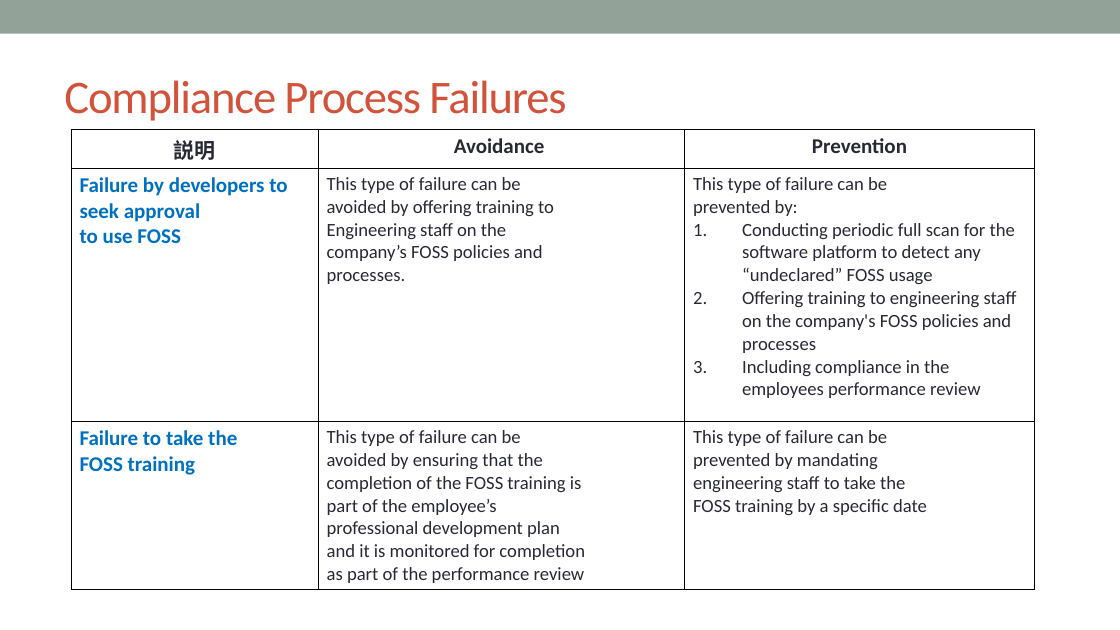
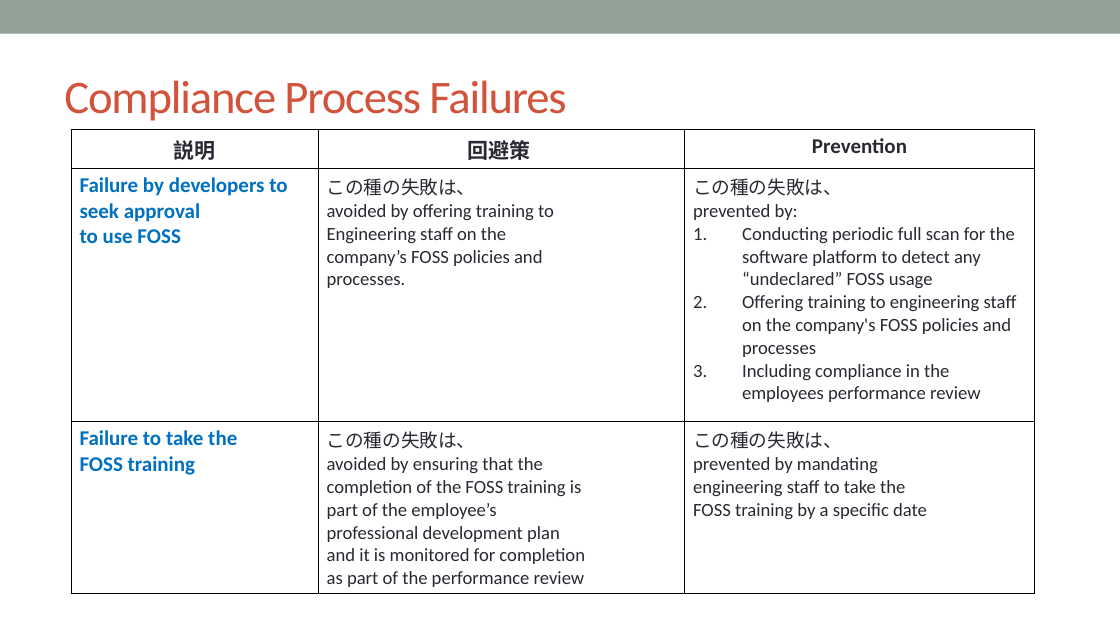
Before and after one commit to OpenChain-Project/Curriculum-Translation-JP, a slide deck: slide 71 of target/openchain-curriculum-release-2.pptx. Drawn at 1120x630 pixels with LibreOffice and Linux fonts; fonts in the diff are those of the drawing; background and template pictures are left out. Boxes give left, top, right and bottom in pixels: in the first picture for what was removed or moved away, otherwise in the second. Text is boxed around its words. In the diff, an @@ line names an element or a change of style, - is before the commit and + after.

```diff
--- a/target/openchain-curriculum-release-2.pptx
+++ b/target/openchain-curriculum-release-2.pptx
@@ table at (71, 129, 1034, 591) @@
-row 1, column 2: Avoidance
+row 1, column 2: 回避策
-row 2, column 2: This type of failure can be / avoided by offering training to / Engineering staff on the / company’s FOSS policies and / processes.
+row 2, column 2: この種の失敗は、 / avoided by offering training to / Engineering staff on the / company’s FOSS policies and / processes.
-row 2, column 3: This type of failure can be / prevented by: / Conducting periodic full scan for the software platform to detect any “undeclared” FOSS usage / Offering training to engineering staff on the company's FOSS policies and processes / Including compliance in the employees performance review
+row 2, column 3: この種の失敗は、 / prevented by: / Conducting periodic full scan for the software platform to detect any “undeclared” FOSS usage / Offering training to engineering staff on the company's FOSS policies and processes / Including compliance in the employees performance review
-row 3, column 2: This type of failure can be / avoided by ensuring that the / completion of the FOSS training is / part of the employee’s / professional development plan / and it is monitored for completion / as part of the performance review
+row 3, column 2: この種の失敗は、 / avoided by ensuring that the / completion of the FOSS training is / part of the employee’s / professional development plan / and it is monitored for completion / as part of the performance review
-row 3, column 3: This type of failure can be / prevented by mandating / engineering staff to take the / FOSS training by a specific date
+row 3, column 3: この種の失敗は、 / prevented by mandating / engineering staff to take the / FOSS training by a specific date
```
Also in this commit, not shown: 6 other slides changed, 8 other files.
